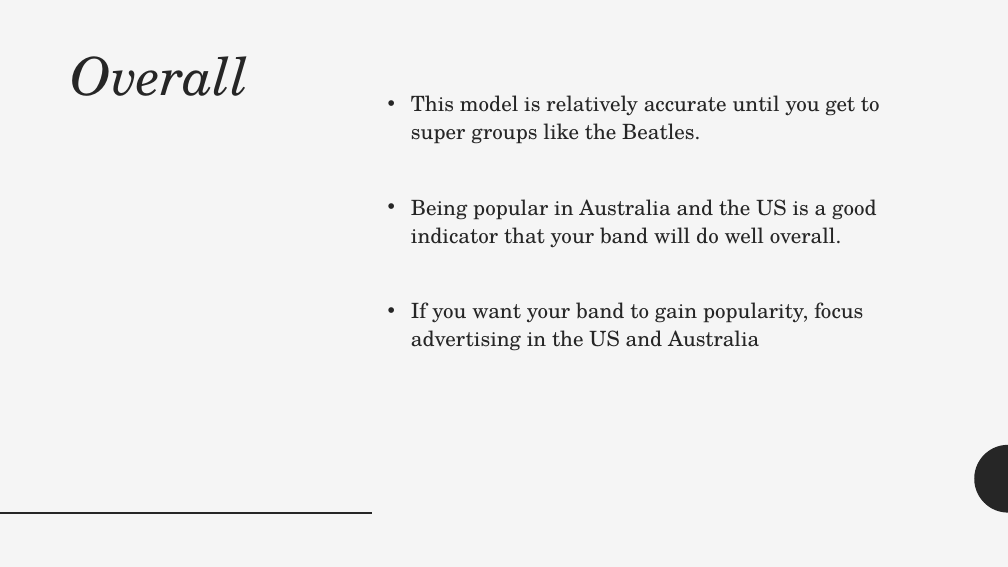
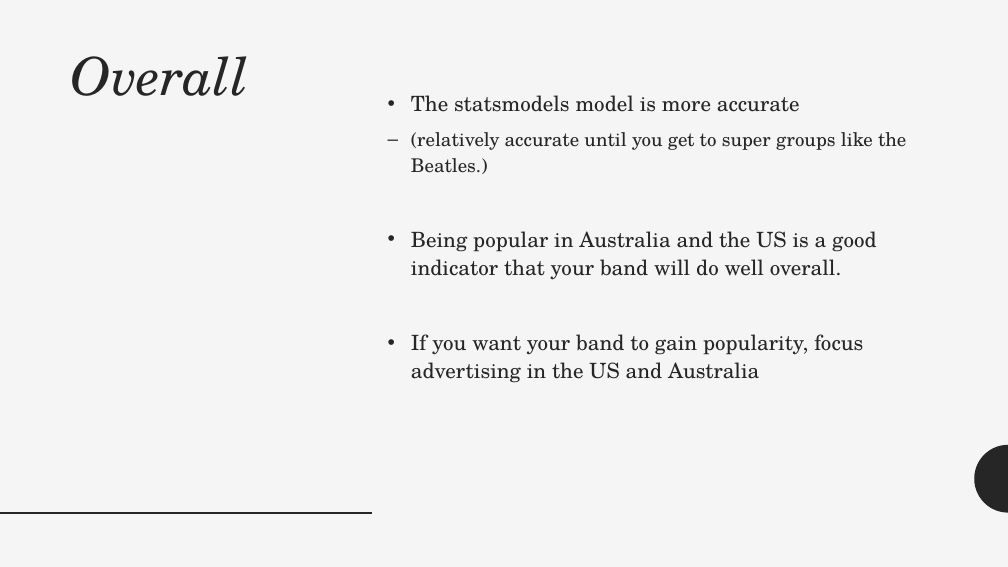
Before and after one commit to kpuryear/Puryear_Metis, a slide deck: slide 15 of Project2/Project2PPT.pptx. Drawn at 1008x567 pixels with LibreOffice and Linux fonts; fonts in the diff are those of the drawing. Boxes give left, top, right and bottom in pixels: in the first picture for what was removed or moved away, otherwise in the second. Text is boxed around its words. In the diff, an @@ line names an element or a change of style, - is before the commit and + after.

Commit message:
typo

```diff
--- a/Project2/Project2PPT.pptx
+++ b/Project2/Project2PPT.pptx
@@ text at (411,95,906,174): text changed; size 20 to 18 pt @@
-• This model is relatively accurate until you get to super groups like the Beatles.
+• The statsmodels model is more accurate
+  – (relatively accurate until you get to super groups like the Beatles.)
```
